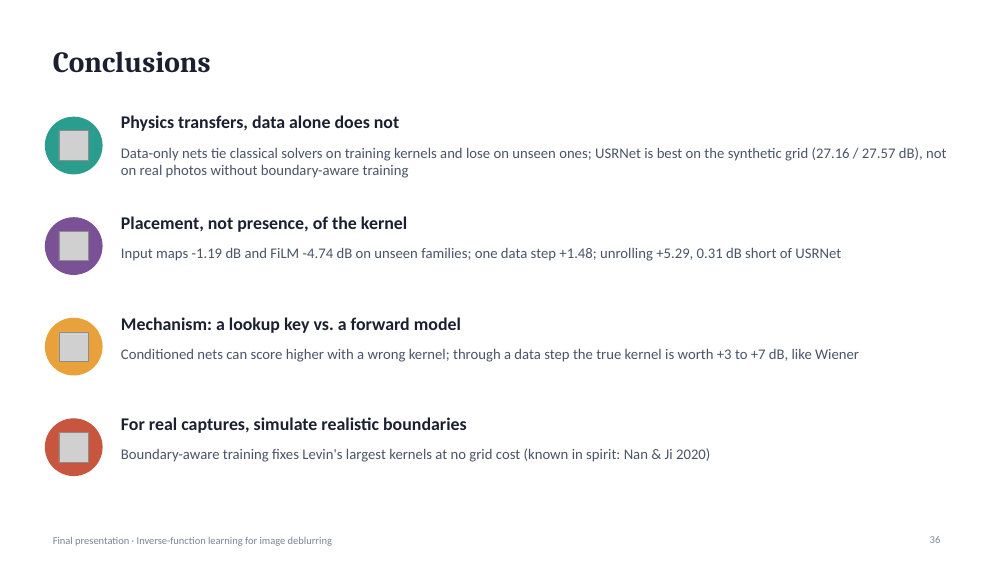
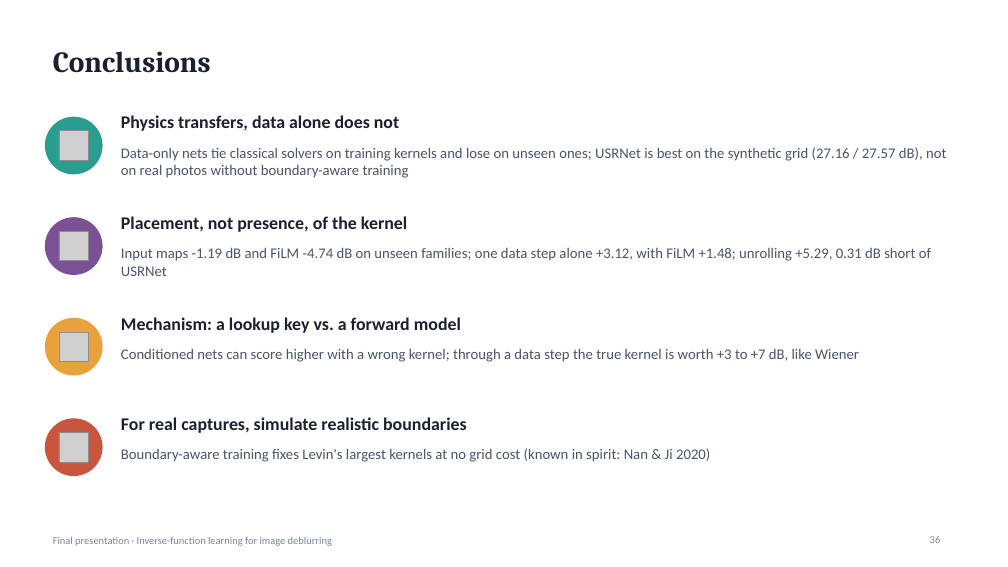
Before and after one commit to suryamanoj4/Inverse-Deblur, a slide deck: slide 36 of report/final_presentation.pptx. Drawn at 1008x567 pixels with LibreOffice and Linux fonts; fonts in the diff are those of the drawing; grey boxes stand for pictures. Boxes give left, top, right and bottom in pixels: in the first picture for what was removed or moved away, otherwise in the second. Text is boxed around its words. In the diff, an @@ line names an element or a change of style, - is before the commit and + after.

```diff
--- a/report/final_presentation.pptx
+++ b/report/final_presentation.pptx
@@ text at bbox=[121, 248, 931, 276]: text changed @@
-Input maps -1.19 dB and FiLM -4.74 dB on unseen families; one data step +1.48; unrolling +5.29, 0.31 dB short of USRNet
+Input maps -1.19 dB and FiLM -4.74 dB on unseen families; one data step alone +3.12, with FiLM +1.48; unrolling +5.29, 0.31 dB short of USRNet
```
Also in this commit, not shown: 6 other slides changed, 3 other files.
